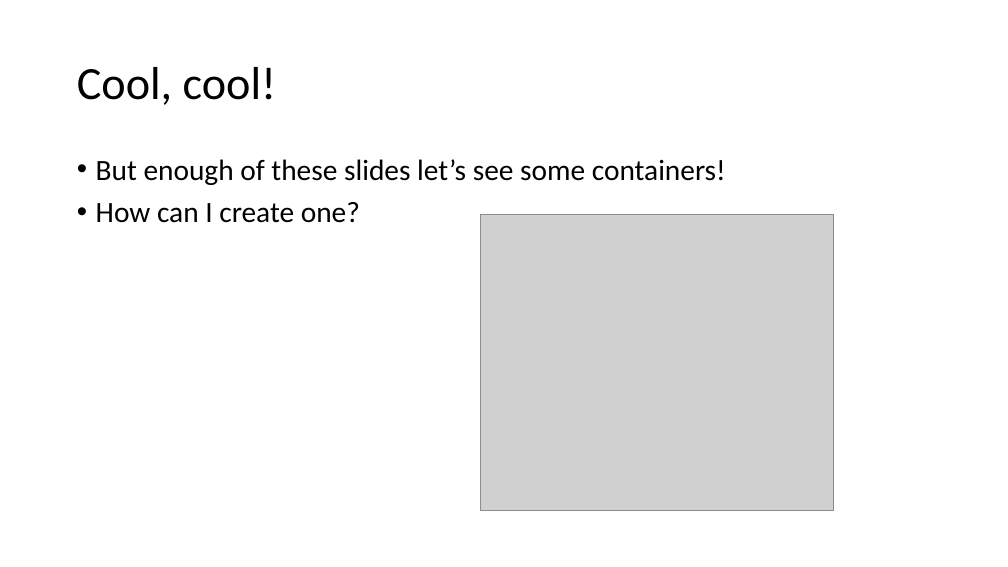
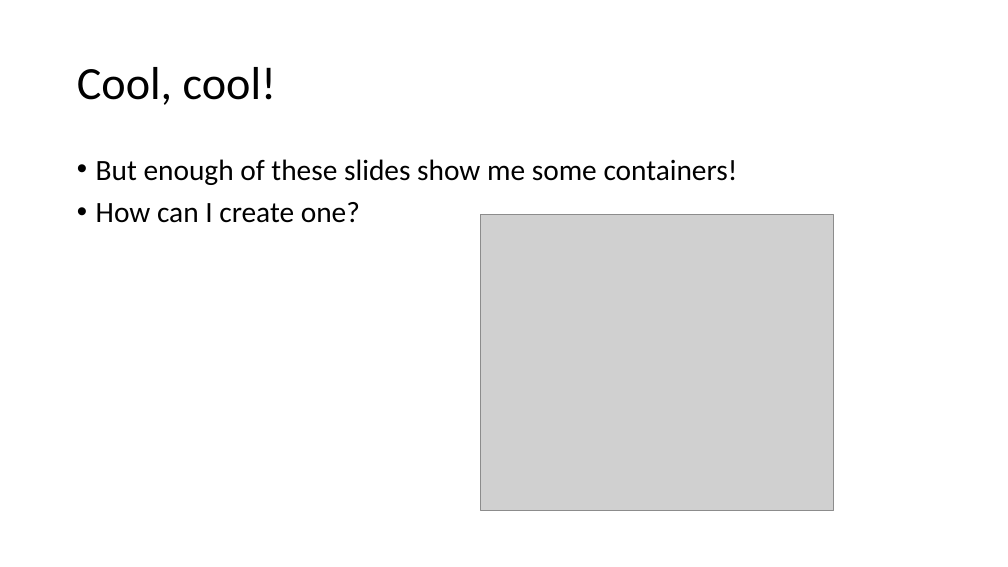
Before and after one commit to agsimeonov/docker-intro-presentation, a slide deck: slide 12 of docker-intro-presentation.pptx (slide 11 before the commit). Drawn at 1008x567 pixels with LibreOffice and Linux fonts; fonts in the diff are those of the drawing; grey boxes stand for pictures. Boxes give left, top, right and bottom in pixels: in the first picture for what was removed or moved away, otherwise in the second. Text is boxed around its words. In the diff, an @@ line names an element or a change of style, - is before the commit and + after.

```diff
--- a/docker-intro-presentation.pptx
+++ b/docker-intro-presentation.pptx
@@ text at <box>96,159,738,185</box>: text changed @@
-• But enough of these slides let’s see some containers!
+• But enough of these slides show me some containers!
```
Also in this commit, not shown: 8 other slides changed, 3 slides added, 2 other files.
